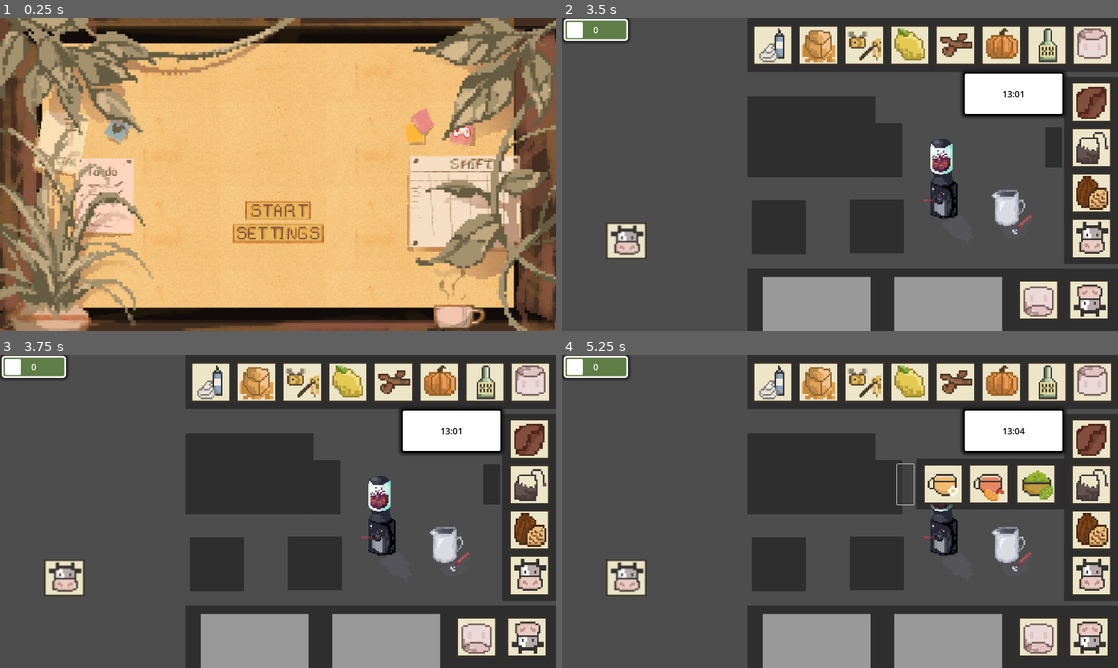
Above: before the commit, frames 1-4 (two rows, left to right).
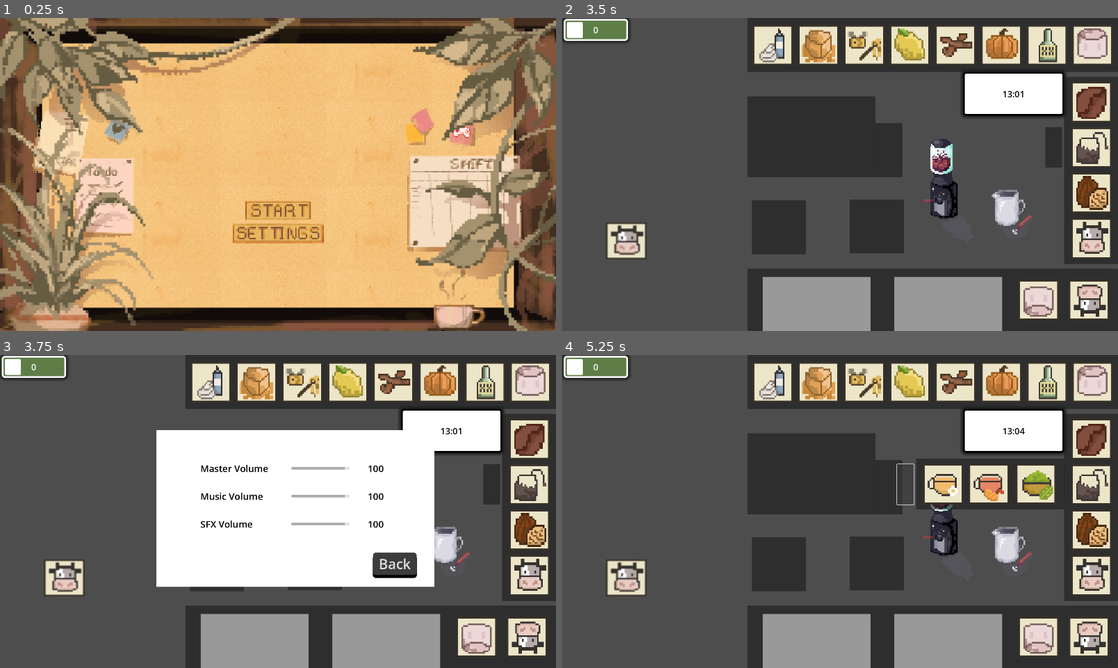
Above: after the commit, the same moments.

Repository: Project-Pixel-UoS/Brew-n-Buzz
Game: Godot game, scene res://scenes/main_menu.tscn
The game is run twice, just before and just after one commit, with the same random seed, the same clock (stepped at 60 frames per second) and the same inputs.
Inputs (mouse positions are in pixels of both pictures, inside the frame that each line leads up to):
- Up to frame 1 (0.25 s): no input
- Up to frame 2 (3.5 s): click (840, 233) at 0.5 s; click "Back" at 1.25 s; click (840, 205) at 2 s; click "level 1" at 2.75 s
- Up to frame 3 (3.75 s): click (528, 636) at 3.5 s
- Up to frame 4 (5.25 s): click (956, 564) at 4.25 s, where only the run after the commit has a clickable "Back"; click (1051, 483) at 5 s

Frames 1-2 are identical in both runs. In frame 3, 24% of the frame differs, in the area x 28-79%, y 24-75%; in frame 4, nothing differs.

Commit message:
[wip]: Settings page opens and closes in level

Diff:
--- /dev/null
+++ b/assets/main_menu/settings_menu_level.gd
@@ -0,0 +1,11 @@
+extends Control
+
+@onready var settingsMenu = %settings_menu
+@onready var settingsLayer = %SettingsLayer
+
+func _ready():
+	var button = settingsMenu.get_node("BackButton")
+	button.connect("pressed", Callable(self, "_on_button_pressed"))
+
+func _on_button_pressed():
+	settingsLayer.visible = false
--- a/scenes/level_1.tscn
+++ b/scenes/level_1.tscn
@@ -1,12 +1,15 @@
-[gd_scene load_steps=31 format=3 uid="uid://clguhfei4o2fg"]
-
+[gd_scene load_steps=35 format=3 uid="uid://clguhfei4o2fg"]
+
+[ext_resource type="PackedScene" uid="uid://bek4j2yvgcwn8" path="res://assets/main_menu/settings_menu.tscn" id="1_4f0ye"]
 [ext_resource type="Script" path="res://scenes/money_counter.gd" id="2_4qq85"]
+[ext_resource type="Script" path="res://assets/main_menu/settings_menu_level.gd" id="2_lvwfi"]
 [ext_resource type="Script" path="res://scenes/level_manager.gd" id="2_q7cu4"]
 [ext_resource type="Script" path="res://scenes/timer.gd" id="3_sh0uv"]
 [ext_resource type="PackedScene" uid="uid://n7usixvpisr4" path="res://scenes/platform.tscn" id="4_kra0f"]
 [ext_resource type="PackedScene" uid="uid://boyudpbxnh87s" path="res://scenes/object.tscn" id="5_6bfpp"]
 [ext_resource type="Script" path="res://scenes/tea_drawer.gd" id="6_7ydoj"]
 [ext_resource type="Texture2D" uid="uid://bej466ttippun" path="res://images/kitchen panel/ingredients/milk.PNG" id="7_6t2pv"]
+[ext_resource type="Script" path="res://scenes/settings_button.gd" id="7_7my2j"]
 [ext_resource type="Texture2D" uid="uid://0mqegeimatcy" path="res://images/kitchen panel/ingredients/matcha.PNG" id="7_bg7qj"]
 [ext_resource type="Texture2D" uid="uid://urbolafgxjia" path="res://images/kitchen panel/ingredients/fruittea.PNG" id="7_siltn"]
 [ext_resource type="Texture2D" uid="uid://d0v7hhu101kvr" path="res://images/kitchen panel/ingredients/camomilletea.PNG" id="8_0eusx"]
@@ -24,6 +27,8 @@
 [ext_resource type="Texture2D" uid="uid://fxklg6y5jju4" path="res://images/kitchen panel/ingredients/teabag(black tea).PNG" id="17_tk8mh"]
 [ext_resource type="Texture2D" uid="uid://dp7fj8v05cdu1" path="res://images/kitchen panel/ingredients/pumpkin.PNG" id="18_753bm"]
 
+[sub_resource type="CanvasTexture" id="CanvasTexture_8bbxd"]
+
 [sub_resource type="StyleBoxFlat" id="StyleBoxFlat_33rai"]
 bg_color = Color(1, 1, 1, 1)
 border_width_left = 6
@@ -69,6 +74,24 @@
 
 [node name="Level1" type="Node2D"]
 
+[node name="SettingsLayer" type="CanvasLayer" parent="."]
+unique_name_in_owner = true
+
+[node name="TextureRect" type="TextureRect" parent="SettingsLayer"]
+offset_left = 540.0
+offset_top = 260.0
+offset_right = 1500.0
+offset_bottom = 800.0
+texture = SubResource("CanvasTexture_8bbxd")
+
+[node name="settings_menu" parent="SettingsLayer" instance=ExtResource("1_4f0ye")]
+unique_name_in_owner = true
+offset_left = 540.0
+offset_top = 260.0
+offset_right = -430.0
+offset_bottom = -280.0
+script = ExtResource("2_lvwfi")
+
 [node name="LevelManager" type="Node" parent="."]
 script = ExtResource("2_q7cu4")
 
@@ -193,6 +216,7 @@
 texture_normal = ExtResource("7_6t2pv")
 stretch_mode = 0
 flip_v = true
+script = ExtResource("7_7my2j")
 
 [node name="PauseButton" type="TextureButton" parent="."]
 texture_filter = 1
@@ -435,4 +459,5 @@
 stretch_mode = 0
 
 [connection signal="timeout" from="TimerContainer/Timer" to="TimerContainer/Timer" method="_on_timeout"]
+[connection signal="pressed" from="SettingsButton" to="SettingsButton" method="open_settings"]
 [connection signal="pressed" from="Ingredients/DrawerButton" to="Ingredients/DrawerButton" method="drawer_press"]
--- /dev/null
+++ b/scenes/settings_button.gd
@@ -0,0 +1,8 @@
+extends TextureButton
+@onready var settingsLayer = %SettingsLayer
+
+func _ready() -> void:
+	settingsLayer.visible = false
+
+func open_settings():
+	settingsLayer.visible = true
